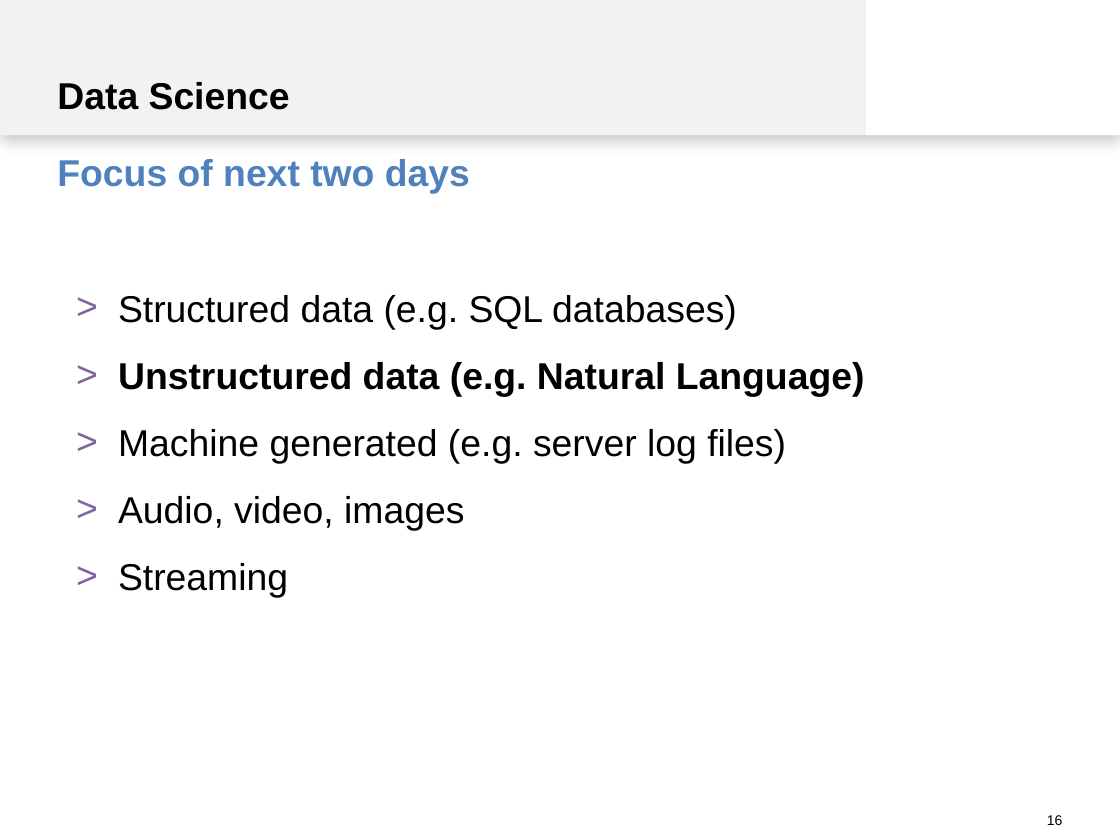
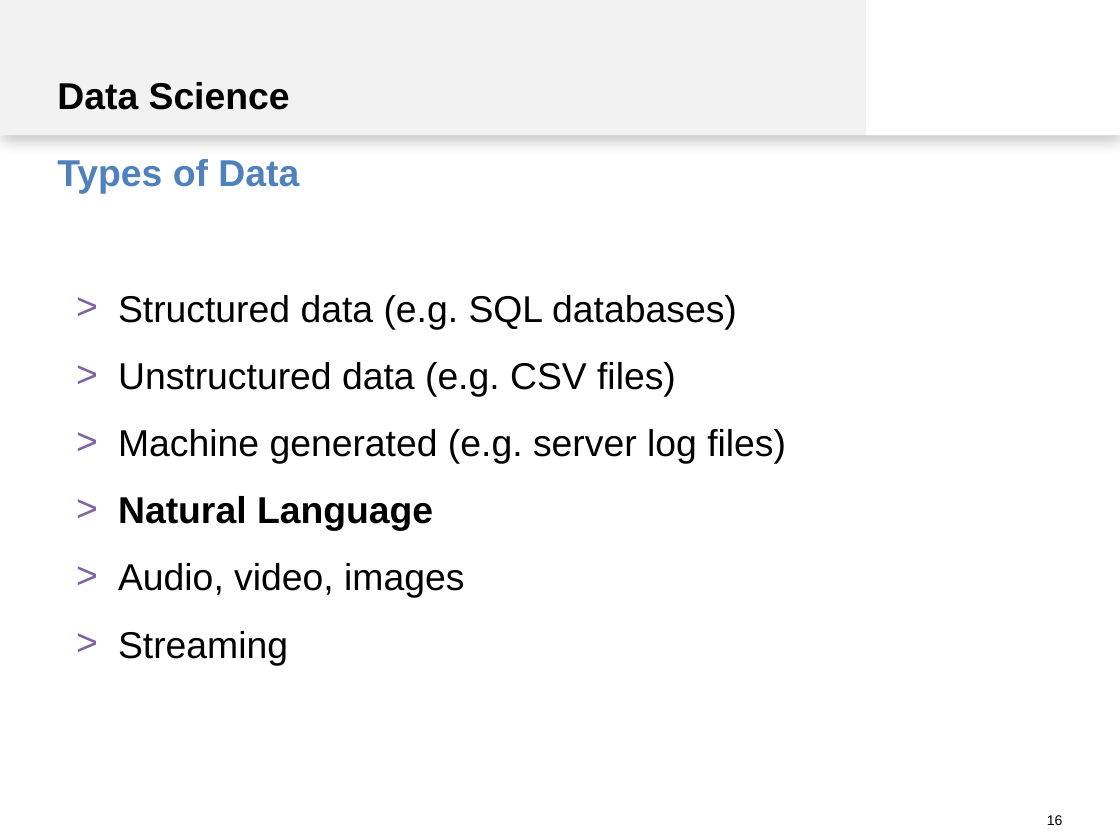
Before and after one commit to spinfo/LSS_DLwithText, a slide deck: slide 16 of docs/introduction.pptx. Drawn at 1120x840 pixels with LibreOffice and Linux fonts; fonts in the diff are those of the drawing. Boxes give left, top, right and bottom in pixels: in the first picture for what was removed or moved away, otherwise in the second. Text is boxed around its words. In the diff, an @@ line names an element or a change of style, - is before the commit and + after.

```diff
--- a/docs/introduction.pptx
+++ b/docs/introduction.pptx
@@ text at (57, 159, 299, 194): text changed @@
-Focus of next two days
+Types of Data
@@ text at (118, 362, 676, 396): text changed; bold off @@
-> Unstructured data (e.g. Natural Language)
+> Unstructured data (e.g. CSV files)
@@ text at (118, 496, 433, 531): paragraph added @@
+> Natural Language
```
Also in this commit, not shown: 8 other slides changed, 1 slide added.
